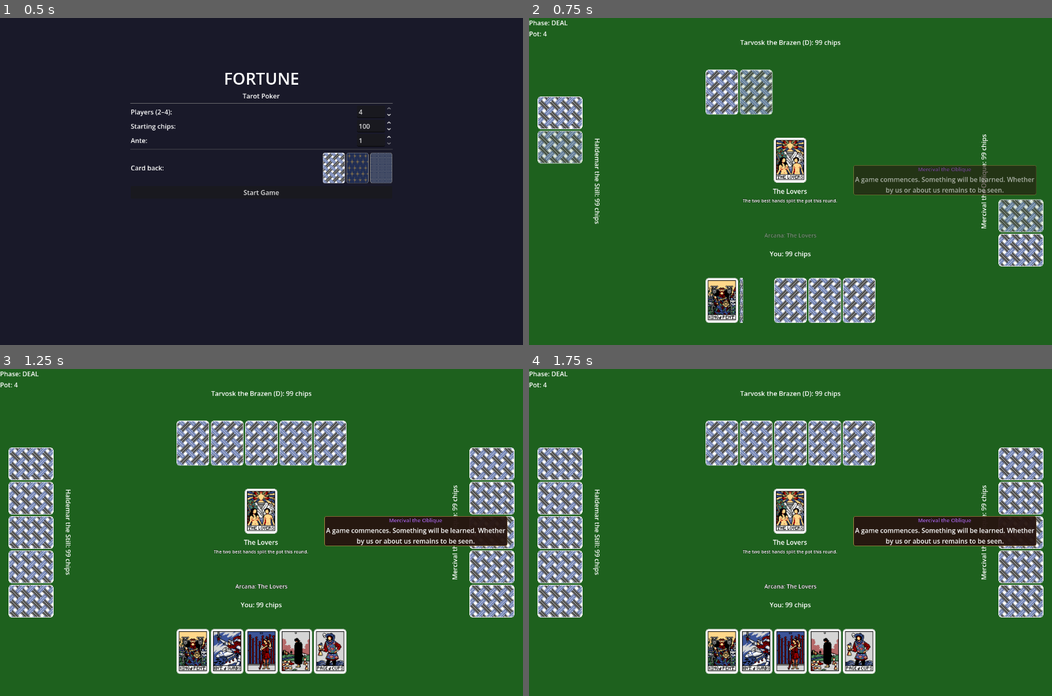
Above: before the commit, frames 1-4 (two rows, left to right).
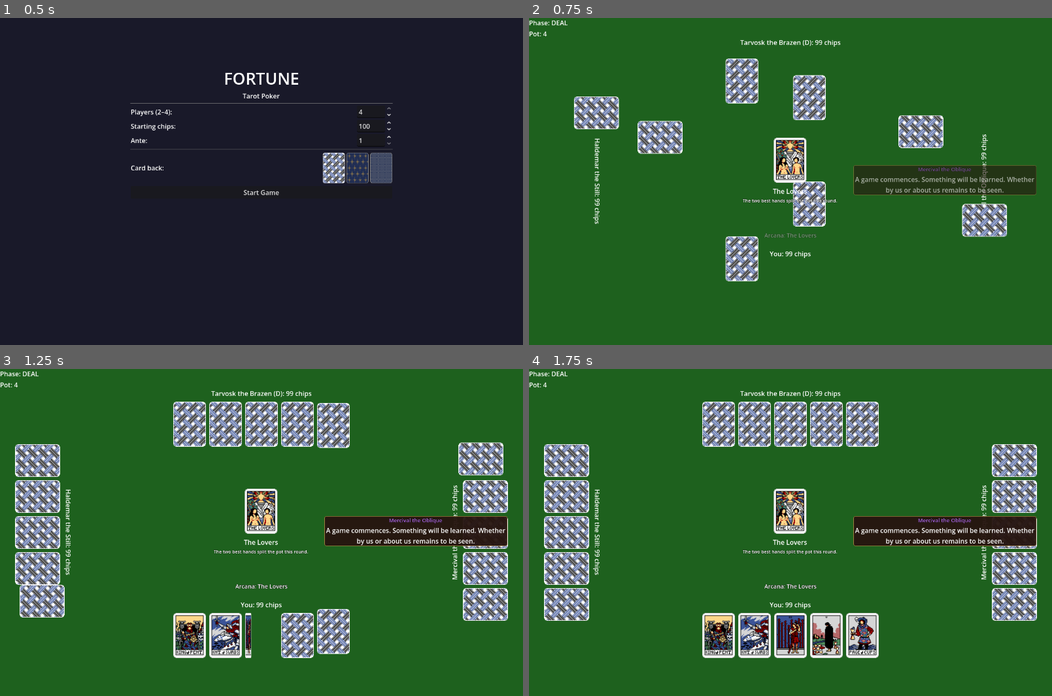
Above: after the commit, the same moments.

Repository: zenOfBass/Fortune
Game: Godot game, scene res://scenes/main_menu.tscn
The game is run twice, just before and just after one commit, with the same random seed, the same clock (stepped at 60 frames per second) and the same inputs.
Inputs (mouse positions are in pixels of both pictures, inside the frame that each line leads up to):
- Up to frame 1 (0.5 s): no input
- Up to frame 2 (0.75 s): click "Start Game" at 0.5 s
- Up to frame 3 (1.25 s): no input
- Up to frame 4 (1.75 s): move the mouse to (722, 444) at 1.27 s; click (722, 444) at 1.42 s

Frame 1 is identical in both runs. In frame 2, 15% of the frame differs, in the area x 1-99%, y 12-94%; in frame 3, 20%; in frame 4, 20%, in the area x 1-99%, y 10-94%.

Commit message:
Add direction to card animations

Diff:
--- a/scenes/card_display.gd
+++ b/scenes/card_display.gd
@@ -4,6 +4,7 @@
 signal card_toggled(index: int, selected: bool)
 
 var card_index: int = -1
+var card_ref: Card = null
 var _selected: bool = false
 var _selectable: bool = false
 var _tween: Tween = null
@@ -15,6 +16,7 @@
 	mouse_filter = MOUSE_FILTER_PASS
 
 func set_card(card: Card, face_up: bool) -> void:
+	card_ref = card
 	if face_up:
 		texture = load(card.texture_path())
 	else:
@@ -30,6 +32,26 @@
 func _exit_tree() -> void:
 	if is_instance_valid(_tween):
 		_tween.kill()
+
+func deal_from(from_global: Vector2, delay: float, flip: bool = false) -> void:
+	if is_instance_valid(_tween):
+		_tween.kill()
+	var target_pos := position
+	position = get_parent().get_global_transform().affine_inverse() * from_global
+	modulate.a = 0.0
+	var face_tex: Texture2D = null
+	if flip:
+		face_tex = texture
+		texture = load(SettingsManager.card_back_path())
+	_tween = create_tween()
+	_tween.tween_interval(delay)
+	_tween.tween_property(self, "modulate:a", 1.0, 0.06)
+	_tween.parallel().tween_property(self, "position", target_pos, 0.40) \
+		.set_ease(Tween.EASE_OUT).set_trans(Tween.TRANS_CUBIC)
+	if flip:
+		_tween.tween_property(self, "scale:x", 0.0, 0.07)
+		_tween.tween_callback(func(): texture = face_tex)
+		_tween.tween_property(self, "scale:x", 1.0, 0.07)
 
 func animate_in(delay: float, flip: bool = false) -> void:
 	if is_instance_valid(_tween):
--- a/scenes/hand_display.gd
+++ b/scenes/hand_display.gd
@@ -1,41 +1,54 @@
 class_name HandDisplay
-extends HBoxContainer
+extends Control
 
 const CardDisplayScene = preload("res://scenes/card_display.tscn")
 const CardDisplayGD := preload("res://scenes/card_display.gd")
 
-var _max_select: int = 0  # 0 = unlimited
+const _CARD_W := 80
+const _CARD_H := 120
+const _CARD_GAP := 8
 
-func set_hand(hand: Array, face_up: bool, sort_order: Array[int] = []) -> void:
+var _max_select: int = 0
+
+func _ready() -> void:
+	size_flags_horizontal = Control.SIZE_SHRINK_CENTER
+
+func set_hand(hand: Array, face_up: bool, sort_order: Array[int] = [], deal_pos: Vector2 = Vector2.ZERO) -> void:
 	_clear()
+	var positions := _slot_positions(hand.size())
 	for display_pos in hand.size():
 		var orig_idx: int = sort_order[display_pos] if not sort_order.is_empty() else display_pos
 		var display: CardDisplayGD = CardDisplayScene.instantiate()
 		add_child(display)
+		display.position = positions[display_pos]
 		display.card_index = orig_idx
 		display.set_card(hand[orig_idx] as Card, face_up)
 		display.card_toggled.connect(_on_child_toggled)
-		display.animate_in(display_pos * 0.12, face_up)
+		if deal_pos != Vector2.ZERO:
+			display.deal_from(deal_pos, display_pos * 0.10, face_up)
+		else:
+			display.animate_in(display_pos * 0.12, face_up)
 
-func set_back_count(count: int) -> void:
+func set_back_count(count: int, deal_pos: Vector2 = Vector2.ZERO) -> void:
 	_clear()
+	var positions := _slot_positions(count)
 	for i in count:
 		var display: CardDisplayGD = CardDisplayScene.instantiate()
 		add_child(display)
+		display.position = positions[i]
 		display.set_back()
-		display.animate_in(i * 0.10)
-
-func set_selectable(selectable: bool, max_select: int = 0) -> void:
-	_max_select = max_select
-	for child in get_children():
-		if child is CardDisplayGD:
-			child.set_selectable(selectable)
+		if deal_pos != Vector2.ZERO:
+			display.deal_from(deal_pos, i * 0.10, false)
+		else:
+			display.animate_in(i * 0.10)
 
 func set_hand_mixed(hand: Array, face_up_indices: Array) -> void:
 	_clear()
+	var positions := _slot_positions(hand.size())
 	for i in hand.size():
 		var display: CardDisplayGD = CardDisplayScene.instantiate()
 		add_child(display)
+		display.position = positions[i]
 		display.card_index = i
 		var is_face_up := i in face_up_indices
 		if is_face_up:
@@ -44,6 +57,56 @@
 			display.set_back()
 		display.card_toggled.connect(_on_child_toggled)
 		display.animate_in(i * 0.12, is_face_up)
+
+func _slot_positions(count: int) -> Array[Vector2]:
+	var positions: Array[Vector2] = []
+	if count == 0:
+		custom_minimum_size = Vector2.ZERO
+		return positions
+	var content_w := count * _CARD_W + (count - 1) * _CARD_GAP
+	custom_minimum_size = Vector2(content_w, _CARD_H)
+	size = custom_minimum_size
+	for i in count:
+		positions.append(Vector2(i * (_CARD_W + _CARD_GAP), 0.0))
+	return positions
+
+func replace_cards(new_hand: Array, discarded_indices: Array, deal_pos: Vector2) -> void:
+	# Separate kept displays (by card identity) from discarded ones.
+	var kept: Dictionary = {}   # Card → CardDisplayGD
+	var vacated_x: Array[float] = []
+	var to_remove: Array = []
+	for child in get_children():
+		if child is CardDisplayGD:
+			if discarded_indices.has(child.card_index):
+				vacated_x.append(child.position.x)
+				to_remove.append(child)
+			elif child.card_ref != null:
+				kept[child.card_ref] = child
+	vacated_x.sort()
+	for card in to_remove:
+		remove_child(card)
+		card.queue_free()
+	# Update kept cards' indices and fly in new cards at the vacated slots.
+	var new_slot := 0
+	for i in new_hand.size():
+		var c: Card = new_hand[i] as Card
+		if kept.has(c):
+			kept[c].card_index = i
+		else:
+			var display: CardDisplayGD = CardDisplayScene.instantiate()
+			add_child(display)
+			display.position = Vector2(vacated_x[new_slot] if new_slot < vacated_x.size() else 0.0, 0.0)
+			display.card_index = i
+			display.set_card(c, true)
+			display.card_toggled.connect(_on_child_toggled)
+			display.deal_from(deal_pos, new_slot * 0.10, true)
+			new_slot += 1
+
+func set_selectable(selectable: bool, max_select: int = 0) -> void:
+	_max_select = max_select
+	for child in get_children():
+		if child is CardDisplayGD:
+			child.set_selectable(selectable)
 
 func _on_child_toggled(index: int, selected: bool) -> void:
 	if _max_select <= 0 or not selected:
--- a/scenes/hand_display.tscn
+++ b/scenes/hand_display.tscn
@@ -2,6 +2,5 @@
 
 [ext_resource type="Script" path="res://scenes/hand_display.gd" id="1_hd"]
 
-[node name="HandDisplay" type="HBoxContainer"]
+[node name="HandDisplay" type="Control"]
 script = ExtResource("1_hd")
-alignment = 1
--- a/scenes/table.gd
+++ b/scenes/table.gd
@@ -84,6 +84,8 @@
 var _bet_contributed: Dictionary = {}
 var _starting_chips: int = 0
 var _colored_label_settings: Dictionary = {}
+var _current_phase: String = ""
+var _pending_discard_indices: Array = []
 
 func _ready() -> void:
 	_flip_sfx = AudioStreamPlayer.new()
@@ -251,7 +253,24 @@
 	if prev_bet > 0 and raise_to >= prev_bet * 3:
 		DialogueManager.try_fire_any("player_raised_aggressively", 0.50)
 
+func _dealer_screen_pos() -> Vector2:
+	var vp := get_viewport_rect().size
+	var num := GameManager.players.size()
+	match GameManager.dealer_idx:
+		0:
+			return Vector2(vp.x * 0.50, vp.y * 0.90)
+		1:
+			return Vector2(vp.x * 0.07, vp.y * 0.50) if num == 3 \
+				else Vector2(vp.x * 0.50, vp.y * 0.21)
+		2:
+			return Vector2(vp.x * 0.93, vp.y * 0.50) if num == 3 \
+				else Vector2(vp.x * 0.07, vp.y * 0.50)
+		3:
+			return Vector2(vp.x * 0.93, vp.y * 0.50)
+	return vp / 2.0
+
 func _on_phase_changed(phase_name: String) -> void:
+	_current_phase = phase_name
 	_bet_contributed.clear()
 	_refresh_player_labels()
 	if phase_name == "DEAL":
@@ -293,6 +312,7 @@
 			1: ai1_area.modulate = Color.WHITE
 			2: ai2_area.modulate = Color.WHITE
 			3: ai3_area.modulate = Color.WHITE
+	var deal_pos := _dealer_screen_pos() if _current_phase == "DEAL" else Vector2.ZERO
 	match player_idx:
 		0:
 			var sort_order := HandEvaluator.sort_order_for_display(
@@ -300,14 +320,18 @@
 				GameManager.round_state.king_beats_ace,
 				GameManager.round_state.inverted_values
 			)
-			player_hand.set_hand(hand, true, sort_order)
+			if not _pending_discard_indices.is_empty():
+				player_hand.replace_cards(hand, _pending_discard_indices, _dealer_screen_pos())
+				_pending_discard_indices.clear()
+			elif _current_phase != "DRAW":
+				player_hand.set_hand(hand, true, sort_order, deal_pos)
 			if not hand.is_empty():
 				var opts := GameManager.round_state.eval_options()
 				var score := HandEvaluator.score(hand, opts["king_beats_ace"], opts["inverted_values"], opts["fool_active"])
 				hand_rank_label.text = HandEvaluator.hand_type_name(score)
-		1: _set_ai_hand(ai1_hand, player_idx, hand)
-		2: _set_ai_hand(ai2_hand, player_idx, hand)
-		3: _set_ai_hand(ai3_hand, player_idx, hand)
+		1: _set_ai_hand(ai1_hand, player_idx, hand, deal_pos)
+		2: _set_ai_hand(ai2_hand, player_idx, hand, deal_pos)
+		3: _set_ai_hand(ai3_hand, player_idx, hand, deal_pos)
 
 func _on_player_hand_revealed(player_idx: int, hand: Array) -> void:
 	if player_idx == GameManager.HUMAN_IDX or hand.is_empty():
@@ -323,10 +347,10 @@
 		2: ai2_hand.set_hand(hand, true, sort_order)
 		3: ai3_hand.set_hand(hand, true, sort_order)
 
-func _set_ai_hand(display: HandDisplay, pidx: int, hand: Array) -> void:
+func _set_ai_hand(display: HandDisplay, pidx: int, hand: Array, deal_pos: Vector2 = Vector2.ZERO) -> void:
 	var revealed: Card = GameManager.round_state.priestess_revealed.get(pidx)
 	if revealed == null:
-		display.set_back_count(hand.size())
+		display.set_back_count(hand.size(), deal_pos)
 	else:
 		var idx: int = hand.find(revealed)
 		display.set_hand_mixed(hand, [idx] if idx >= 0 else [])
@@ -531,6 +555,7 @@
 
 func _on_confirm_discard() -> void:
 	var indices := player_hand.get_selected_indices()
+	_pending_discard_indices = indices.duplicate()
 	player_hand.set_selectable(false)
 	player_hand.clear_selection()
 	draw_panel.visible = false
